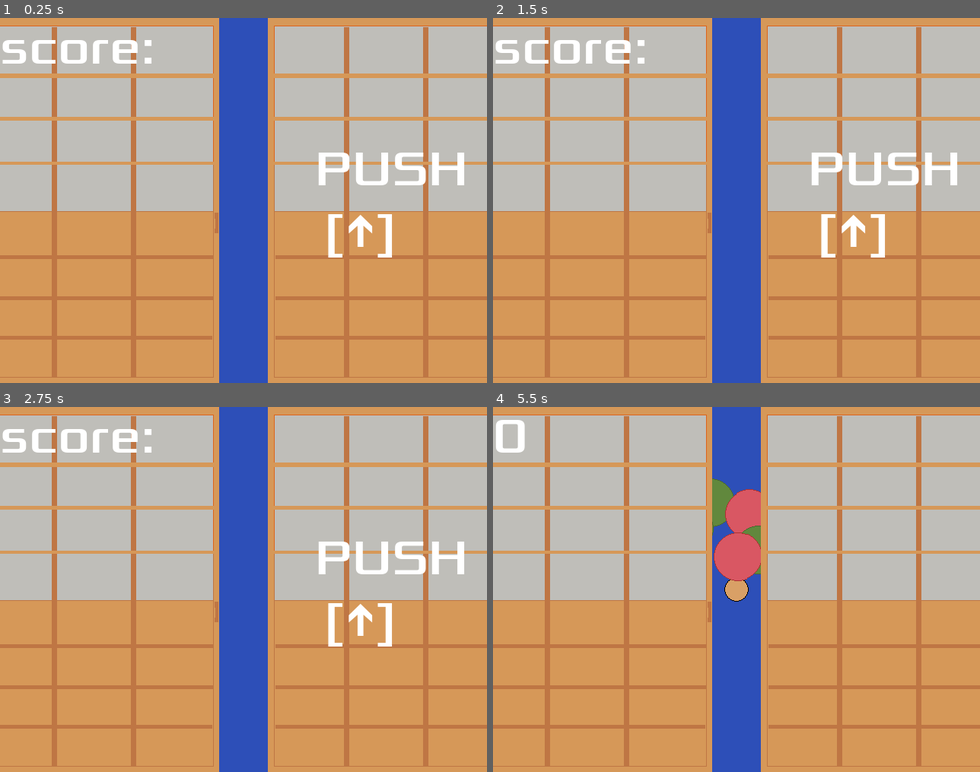
Above: before the commit, frames 1-4 (two rows, left to right).
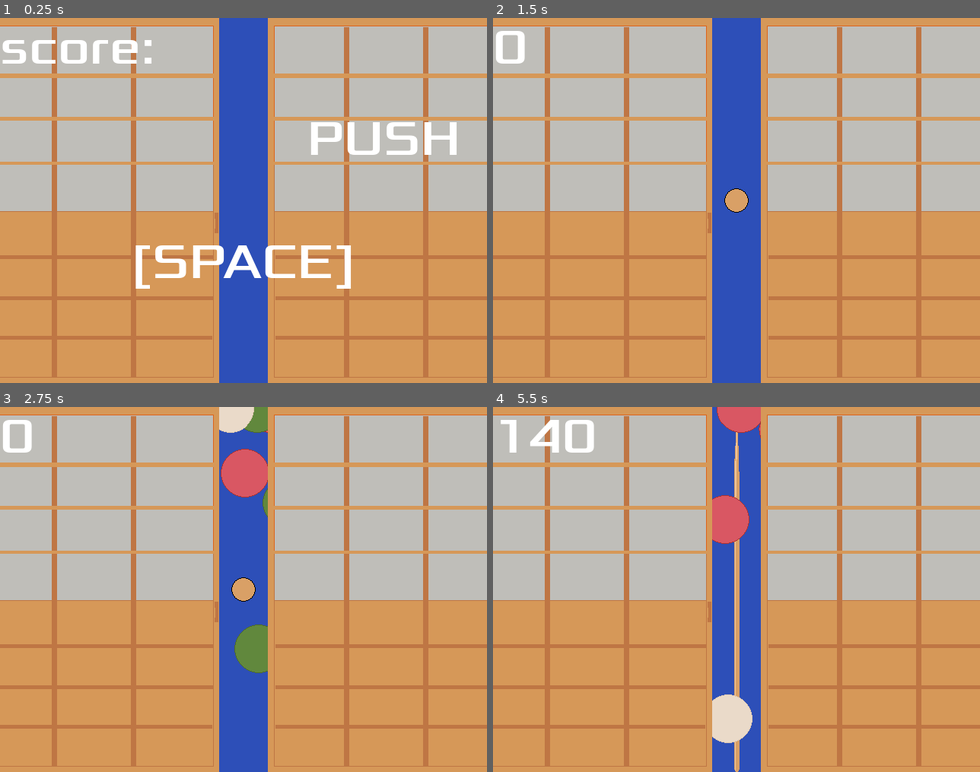
Above: after the commit, the same moments.

Repository: zundouz/ldjam54_odango
Game: Godot game, scene res://main.tscn
The game is run twice, just before and just after one commit, with the same random seed, the same clock (stepped at 60 frames per second) and the same inputs.
Inputs:
- Up to frame 1 (0.25 s): no input
- Up to frame 2 (1.5 s): tap Space (space, bound only after the commit) at 0.5, 0.6, 1.35 s; hold Right (move_right) 0.53-1.28 s; hold Down (move_down) from 1.28 s (still down)
- Up to frame 3 (2.75 s): tap Space (space, bound only after the commit) at 2, 2.1 s; release Down (move_down) at 2.03 s; hold Right (move_right) from 2.03 s (still down)
- Up to frame 4 (5.5 s): release Right (move_right) at 2.78 s; hold Up (move_up) 2.78-3.53 s; tap Space (space, bound only after the commit) every 0.75 s from 2.85 to 5.1 s; hold Left (move_left) 3.53-5.03 s; hold Down (move_down) from 5.03 s (still down)

The runs differ from the first frame. In frame 1, 4.7% of the frame differs, in the area x 27-96%, y 28-75%; in frame 2, 3.1%; in frame 3, 5.6%, in the area x 0-96%, y 0-73%; in frame 4, 5.1%.

Commit message:
chore: スペースキー入力対応してたのでスペースキーにする

Diff:
--- a/main.gd
+++ b/main.gd
@@ -13,8 +13,8 @@
 	# ゲームステートにより分岐
 	if MyGlobal.game_state == MyGlobal.game_state_type.Title:
 		# TODO: 上押したらスタート
-		$HUD.show_message("                   PUSH\n               [↑]")
-		if Input.is_action_just_pressed("move_up"):
+		$HUD.show_message("                  PUSH\n                 [SPACE]")
+		if Input.is_action_just_pressed("space"):
 			new_game() # ゲーム開始処理
 			MyGlobal.game_state = MyGlobal.game_state_type.InGame
 	elif MyGlobal.game_state == MyGlobal.game_state_type.InGame:
--- a/odango.gd
+++ b/odango.gd
@@ -22,7 +22,7 @@
 # Called every frame. 'delta' is the elapsed time since the previous frame.
 func _process(delta):
 	# ボタンを押したときに、座標が串の範囲内だったら特典
-	if Input.is_action_just_pressed("move_up"):
+	if Input.is_action_just_pressed("space"):
 		if transform.get_origin().x < Center_X_Pos + 40 and transform.get_origin().x > Center_X_Pos - 40:
 			is_shot = true;
 			z_index = 10;
--- a/project.godot
+++ b/project.godot
@@ -50,6 +50,11 @@
 "events": [Object(InputEventKey,"resource_local_to_scene":false,"resource_name":"","device":0,"window_id":0,"alt_presse …(181 unchanged characters)…
 ]
 }
+space={
+"deadzone": 0.5,
+"events": [Object(InputEventKey,"resource_local_to_scene":false,"resource_name":"","device":0,"window_id":0,"alt_pressed":false,"shift_pressed":false,"ctrl_pressed":false,"meta_pressed":false,"pressed":false,"keycode":0,"physical_keycode":32,"key_label":0,"unicode":0,"echo":false,"script":null)
+]
+}
 
 [rendering]
 
